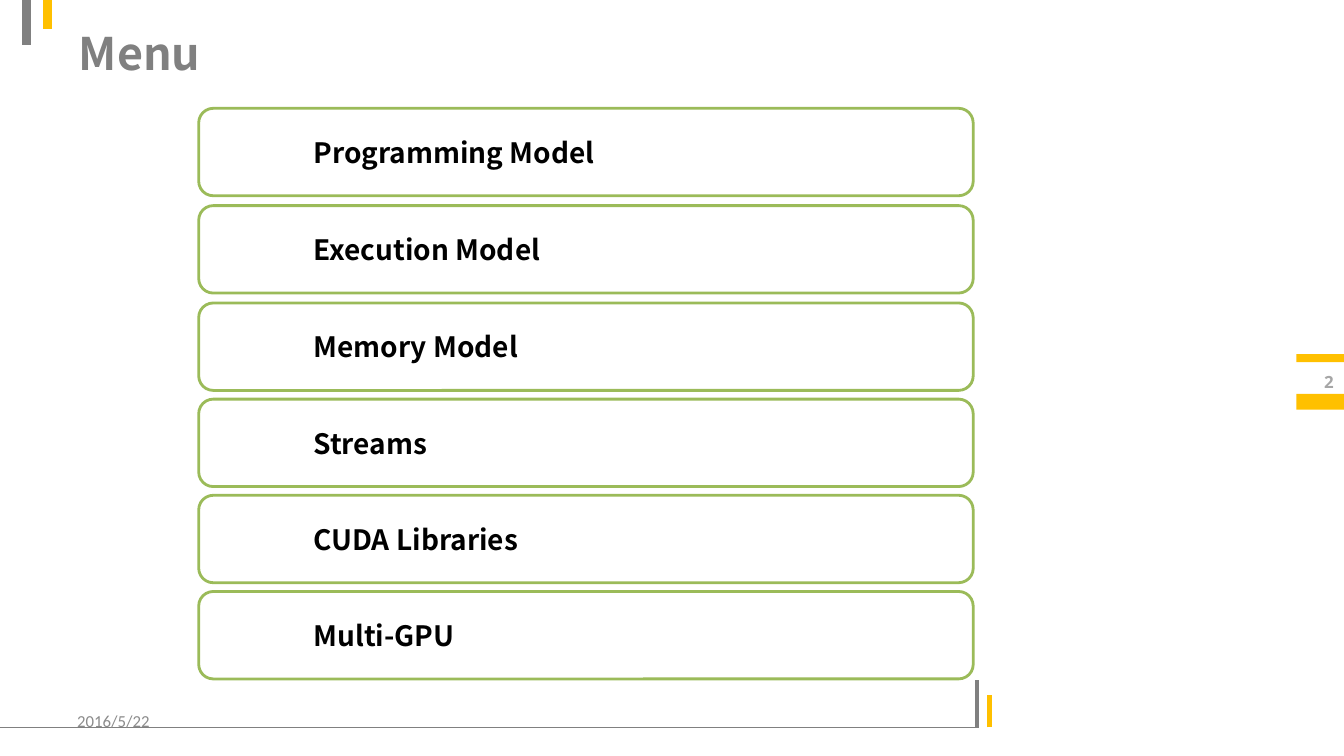
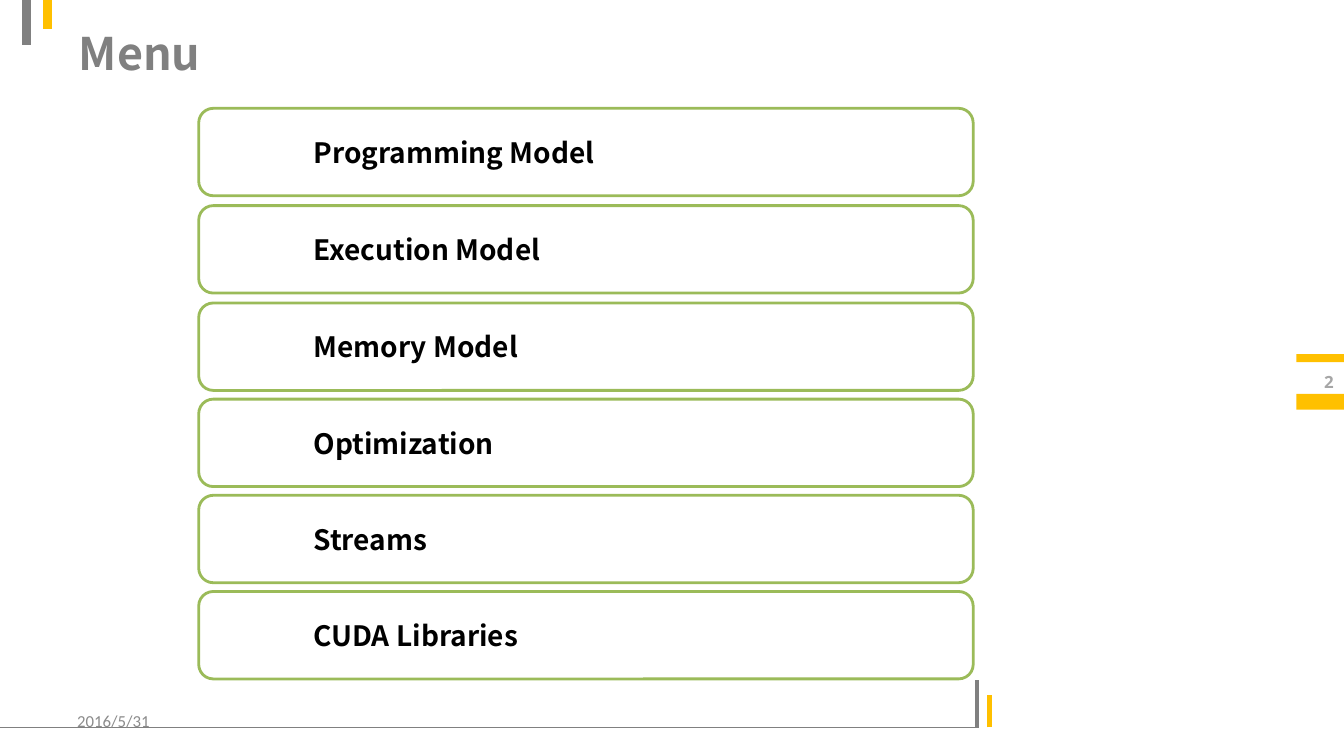
Before and after one commit to LitLeo/slides_of_parallel_computation, a slide deck: slide 2 of CUDA programming.pptx. Drawn at 1344x756 pixels with LibreOffice and Linux fonts; fonts in the diff are those of the drawing; background and template pictures are left out. Boxes give left, top, right and bottom in pixels: in the first picture for what was removed or moved away, otherwise in the second. Text is boxed around its words. In the diff, an @@ line names an element or a change of style, - is before the commit and + after.

```diff
--- a/CUDA programming.pptx
+++ b/CUDA programming.pptx
@@ text added at (313, 431, 493, 460), 20 pt, text #000000, bold @@
+Optimization
@@ text "Streams": place and size @@
-text "Streams" at (313, 433, 427, 455)
+text "Streams" at (313, 529, 427, 551)
@@ text "CUDA Libraries": place and size @@
-text "CUDA Libraries" at (313, 527, 518, 551)
+text "CUDA Libraries" at (313, 623, 518, 647)
@@ text removed at (313, 623, 454, 647) @@
-Multi-GPU
@@ text at (77, 715, 149, 728): text changed @@
-2016/5/22
+2016/5/31
```
Also in this commit, not shown: 19 other slides changed, 10 slides added, 1 slide removed.
